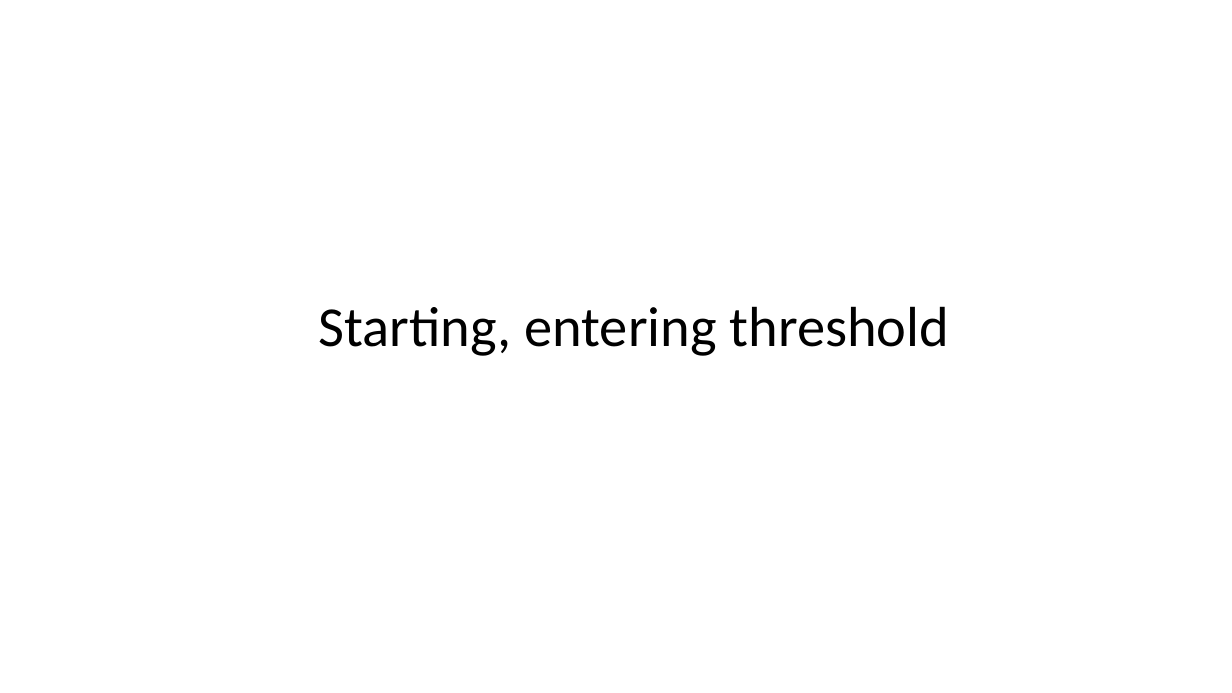
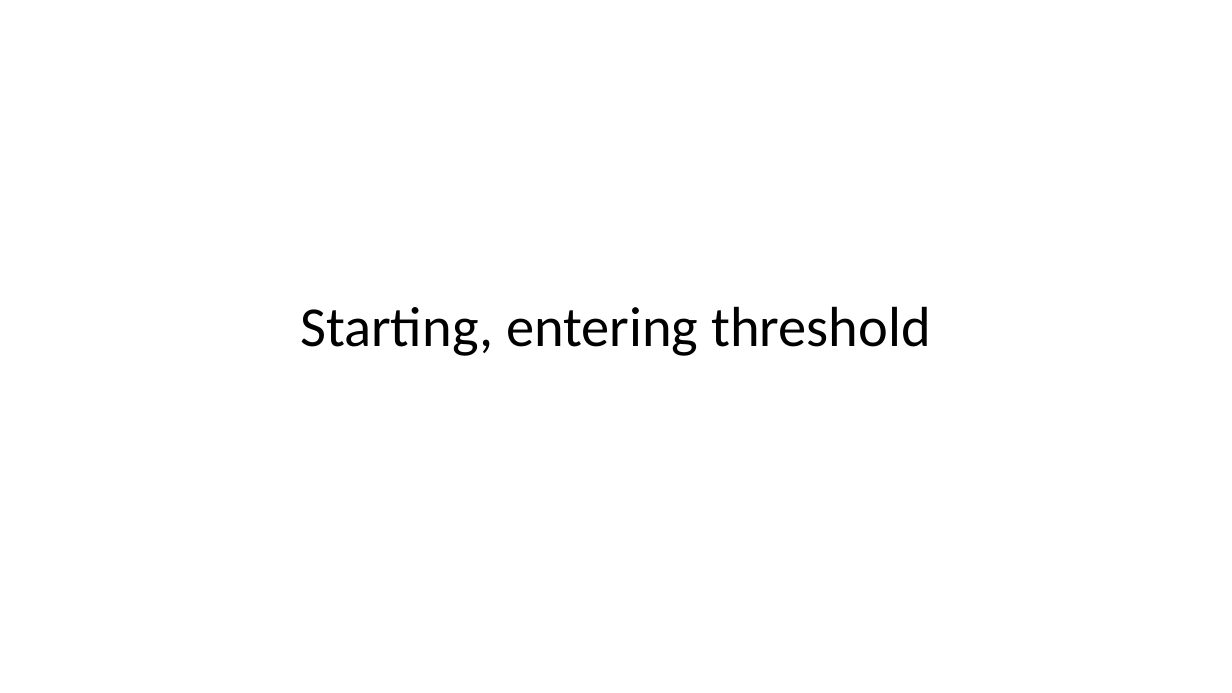
Before and after one commit to vba/presentations, a slide deck: slide 5 of build.js/build.js.pptx. Drawn at 1232x693 pixels with LibreOffice and Linux fonts; fonts in the diff are those of the drawing. Boxes give left, top, right and bottom in pixels: in the first picture for what was removed or moved away, otherwise in the second. Text is boxed around its words. In the diff, an @@ line names an element or a change of style, - is before the commit and + after.

```diff
--- a/build.js/build.js.pptx
+++ b/build.js/build.js.pptx
@@ title "Starting, entering threshold": place and size @@
-title "Starting, entering threshold" at [318, 306, 950, 356]
+title "Starting, entering threshold" at [300, 306, 931, 356]
```
Also in this commit, not shown: 3 other slides changed, 4 slides added.
